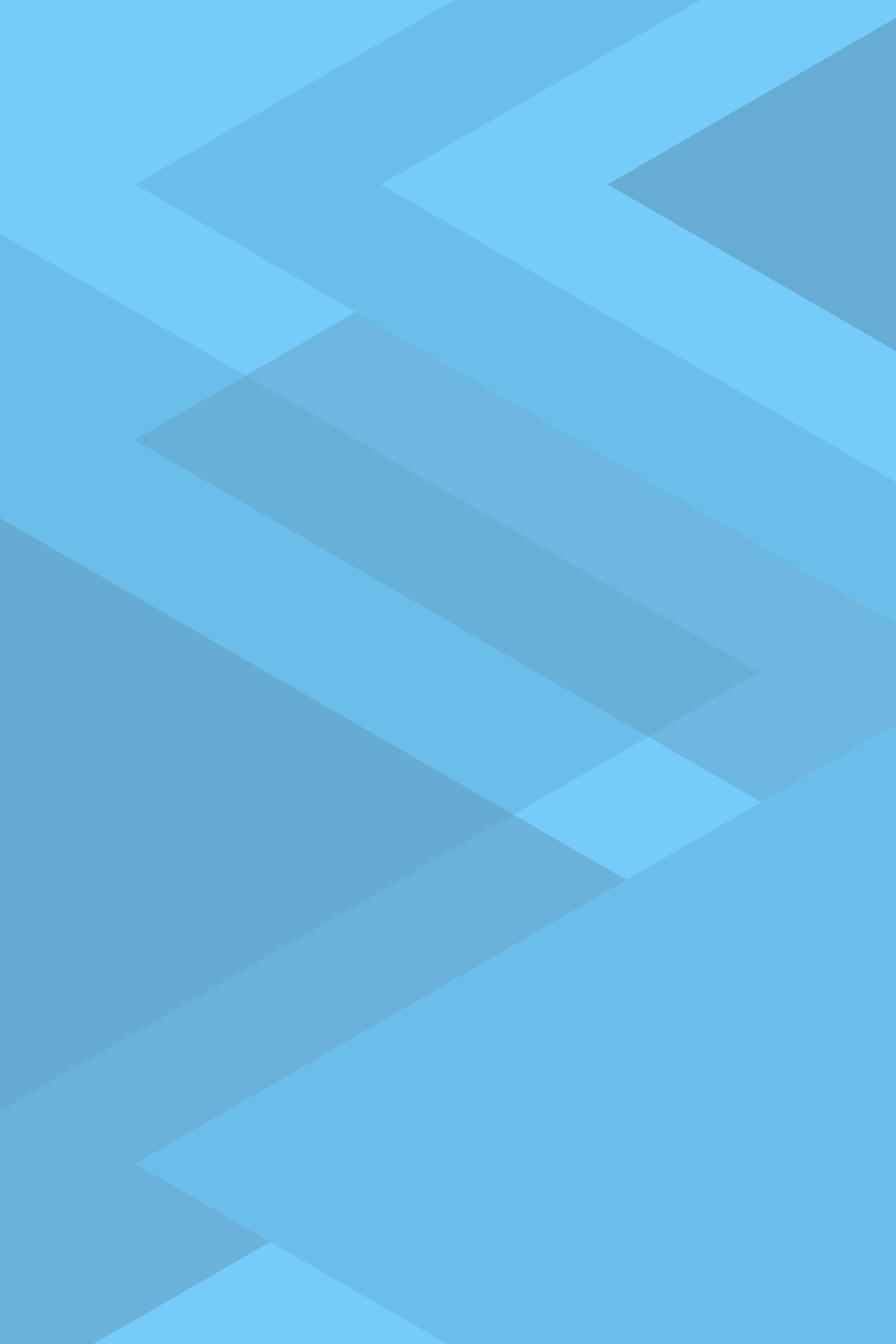
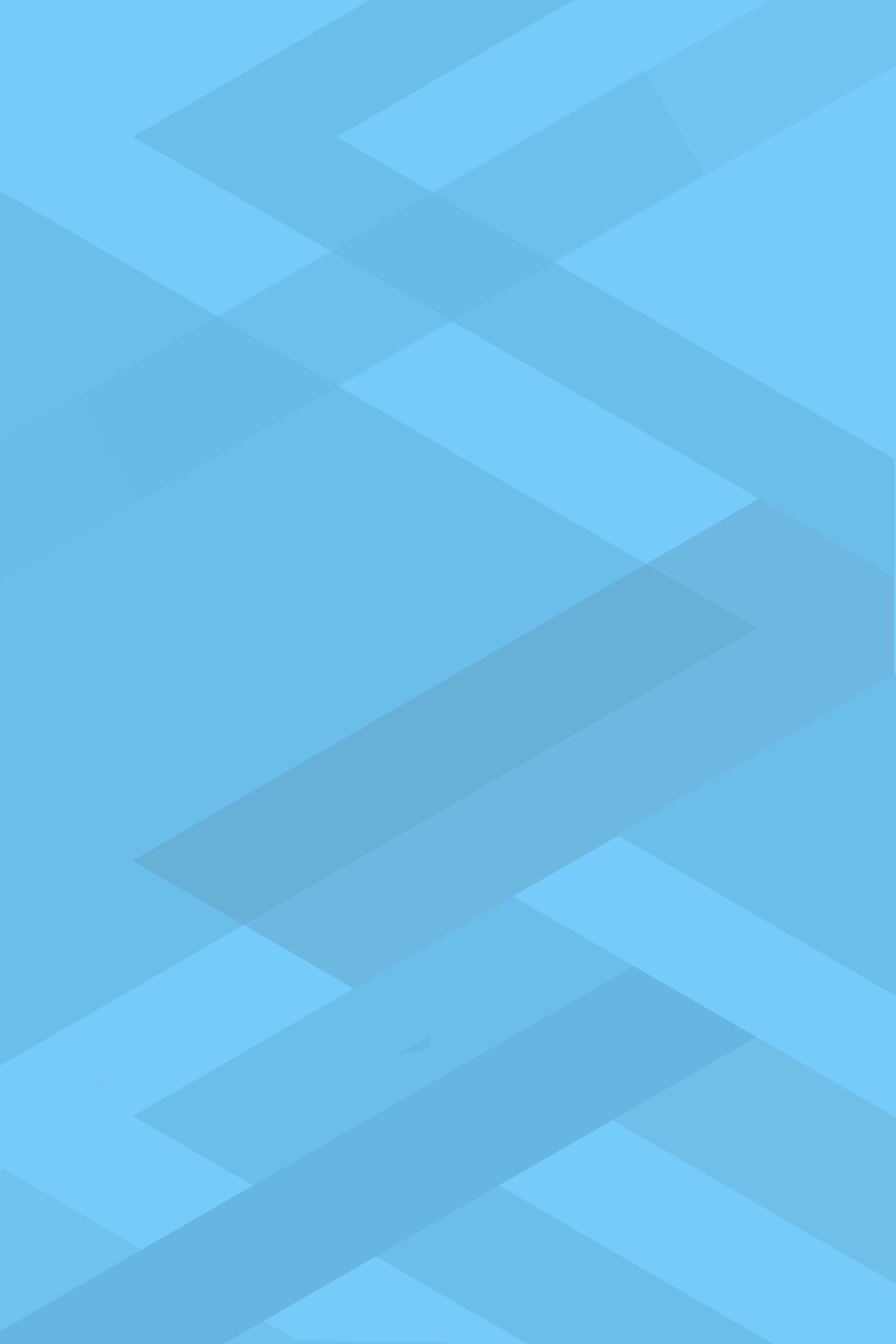
Two versions of the same layered image (896 × 1344). Layer-by-layer changes:
added group "Group 2" with 18 layers above "Color Fill 1" over (x1=0, y1=0, x2=896, y2=1344)
added layer "Rectangle 1 copy 2" (30%) in group "Group 2" over (x1=0, y1=69, x2=704, y2=581)
added layer "Rectangle 1 copy" (30%) in group "Group 2" over (x1=79, y1=0, x2=896, y2=502)
added layer "Polygon 1 copy 7" in group "Group 2" over (x1=336, y1=0, x2=896, y2=460)
added layer "Polygon 1 copy 10" in group "Group 2" over (x1=616, y1=673, x2=896, y2=996)
added layer "Polygon 1 copy 8" in group "Group 2" over (x1=512, y1=674, x2=896, y2=1118)
added layer "Rectangle 1 copy 3" in group "Group 2" over (x1=0, y1=895, x2=821, y2=1344)
added layer "Rectangle 1" in group "Group 2" over (x1=0, y1=815, x2=896, y2=1344)
added layer "Polygon 1 copy 9" (11%) in group "Group 2" over (x1=0, y1=1034, x2=488, y2=1344)
"Polygon 1 copy 6": opacity 39% → 16%, moved it into group "Group 2", painted on it over (x1=605, y1=17, x2=896, y2=1285)
moved "Polygon 1 copy 5" into group "Group 2", painted on it over (x1=378, y1=0, x2=896, y2=1344)
moved "Group 1" into group "Group 2" over (x1=0, y1=0, x2=896, y2=1344)
painted on "Polygon 1 copy 2" over (x1=132, y1=0, x2=896, y2=1344)
painted on "Polygon 1 copy" over (x1=132, y1=0, x2=896, y2=1344)
painted on "Polygon 1 copy 4" over (x1=132, y1=0, x2=896, y2=1301)
"Polygon 1 copy 3": opacity 52% → 0%, painted on it over (x1=0, y1=0, x2=762, y2=1344)
painted on "Polygon 1" over (x1=0, y1=190, x2=760, y2=1112)
